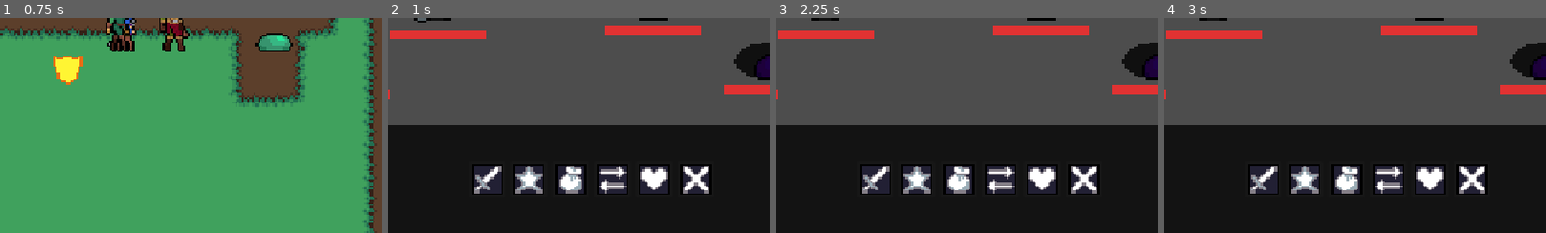
Above: before the commit, frames 1-4 (left to right).
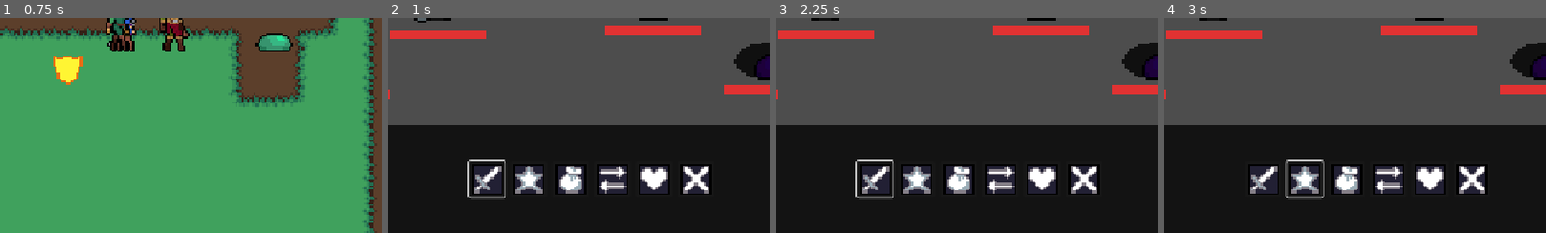
Above: after the commit, the same moments.

Repository: articrus/PROJECT_STARDUST
Game: Godot game, scene res://areas/test_level.tscn
The game is run twice, just before and just after one commit, with the same random seed, the same clock (stepped at 60 frames per second) and the same inputs.
Inputs (mouse positions are % of the whole screen's width and height, from its top left):
- Up to frame 1 (0.75 s): move the mouse to (72, 45) at 0.52 s; hold D (move_right) from 0.53 s (still down); click (72, 45) at 0.6 s
- Up to frame 2 (1 s): keep holding D (move_right)
- Up to frame 3 (2.25 s): release D (move_right) at 1.25 s; click (42, 88) at 1.25 s; move the mouse to (30, 55) at 2.02 s; hold S (move_down) from 2.03 s (still down); click (30, 55) at 2.1 s
- Up to frame 4 (3 s): move the mouse to (60, 28) at 2.77 s; release S (move_down) at 2.78 s; hold D (move_right) from 2.78 s (still down); click (60, 28) at 2.85 s
The pictures show only the part of the screen within x 29-79%, y 50-100%; the shares and areas given below are measured in that part.

Frame 1 is identical in both runs. In frame 2, 0.3% of the frame differs, in the area x 20-31%, y 65-85%; in frame 3, 0.3%; in frame 4, 0.4%, in the area x 31-42%, y 65-85%.

Commit message:
UI Navigation Update
-Added code to Battle_Hud to grab the focus on player/skill buttons so they can be navigated with UI
-Updated project settings input map to have ui left, right, down and up be mapped to adsw respectively
-Updated input map to also have enter and z act as UI accept
-Fixed skill list not hiding in skill selected
-Fixed targetor not resetting when cancelling targeting
-Fixed battlehub content clipping
-Updated actor UI to use clear_option_text instead of empty display text

Diff:
--- a/project.godot
+++ b/project.godot
@@ -52,6 +52,47 @@
 
 [input]
 
+ui_accept={
+"deadzone": 0.5,
+"events": [Object(InputEventKey,"resource_local_to_scene":false,"resource_name":"","device":0,"window_id":0,"alt_pressed":false,"shift_pressed":false,"ctrl_pressed":false,"meta_pressed":false,"pressed":false,"keycode":4194309,"physical_keycode":0,"key_label":0,"unicode":0,"location":0,"echo":false,"script":null)
+, Object(InputEventKey,"resource_local_to_scene":false,"resource_name":"","device":0,"window_id":0,"alt_pressed":false,"shift_pressed":false,"ctrl_pressed":false,"meta_pressed":false,"pressed":false,"keycode":4194310,"physical_keycode":0,"key_label":0,"unicode":0,"location":0,"echo":false,"script":null)
+, Object(InputEventKey,"resource_local_to_scene":false,"resource_name":"","device":0,"window_id":0,"alt_pressed":false,"shift_pressed":false,"ctrl_pressed":false,"meta_pressed":false,"pressed":false,"keycode":32,"physical_keycode":0,"key_label":0,"unicode":32,"location":0,"echo":false,"script":null)
+, Object(InputEventKey,"resource_local_to_scene":false,"resource_name":"","device":-1,"window_id":0,"alt_pressed":false,"shift_pressed":false,"ctrl_pressed":false,"meta_pressed":false,"pressed":false,"keycode":0,"physical_keycode":90,"key_label":0,"unicode":122,"location":0,"echo":false,"script":null)
+, Object(InputEventMouseButton,"resource_local_to_scene":false,"resource_name":"","device":-1,"window_id":0,"alt_pressed":false,"shift_pressed":false,"ctrl_pressed":false,"meta_pressed":false,"button_mask":0,"position":Vector2(0, 0),"global_position":Vector2(0, 0),"factor":1.0,"button_index":1,"canceled":false,"pressed":false,"double_click":false,"script":null)
+]
+}
+ui_left={
+"deadzone": 0.5,
+"events": [Object(InputEventKey,"resource_local_to_scene":false,"resource_name":"","device":0,"window_id":0,"alt_pressed":false,"shift_pressed":false,"ctrl_pressed":false,"meta_pressed":false,"pressed":false,"keycode":4194319,"physical_keycode":0,"key_label":0,"unicode":0,"location":0,"echo":false,"script":null)
+, Object(InputEventJoypadButton,"resource_local_to_scene":false,"resource_name":"","device":0,"button_index":13,"pressure":0.0,"pressed":false,"script":null)
+, Object(InputEventJoypadMotion,"resource_local_to_scene":false,"resource_name":"","device":0,"axis":0,"axis_value":-1.0,"script":null)
+, Object(InputEventKey,"resource_local_to_scene":false,"resource_name":"","device":-1,"window_id":0,"alt_pressed":false,"shift_pressed":false,"ctrl_pressed":false,"meta_pressed":false,"pressed":false,"keycode":0,"physical_keycode":65,"key_label":0,"unicode":97,"location":0,"echo":false,"script":null)
+]
+}
+ui_right={
+"deadzone": 0.5,
+"events": [Object(InputEventKey,"resource_local_to_scene":false,"resource_name":"","device":0,"window_id":0,"alt_pressed":false,"shift_pressed":false,"ctrl_pressed":false,"meta_pressed":false,"pressed":false,"keycode":4194321,"physical_keycode":0,"key_label":0,"unicode":0,"location":0,"echo":false,"script":null)
+, Object(InputEventJoypadButton,"resource_local_to_scene":false,"resource_name":"","device":0,"button_index":14,"pressure":0.0,"pressed":false,"script":null)
+, Object(InputEventJoypadMotion,"resource_local_to_scene":false,"resource_name":"","device":0,"axis":0,"axis_value":1.0,"script":null)
+, Object(InputEventKey,"resource_local_to_scene":false,"resource_name":"","device":-1,"window_id":0,"alt_pressed":false,"shift_pressed":false,"ctrl_pressed":false,"meta_pressed":false,"pressed":false,"keycode":0,"physical_keycode":68,"key_label":0,"unicode":100,"location":0,"echo":false,"script":null)
+]
+}
+ui_up={
+"deadzone": 0.5,
+"events": [Object(InputEventKey,"resource_local_to_scene":false,"resource_name":"","device":0,"window_id":0,"alt_pressed":false,"shift_pressed":false,"ctrl_pressed":false,"meta_pressed":false,"pressed":false,"keycode":4194320,"physical_keycode":0,"key_label":0,"unicode":0,"location":0,"echo":false,"script":null)
+, Object(InputEventJoypadButton,"resource_local_to_scene":false,"resource_name":"","device":0,"button_index":11,"pressure":0.0,"pressed":false,"script":null)
+, Object(InputEventJoypadMotion,"resource_local_to_scene":false,"resource_name":"","device":0,"axis":1,"axis_value":-1.0,"script":null)
+, Object(InputEventKey,"resource_local_to_scene":false,"resource_name":"","device":-1,"window_id":0,"alt_pressed":false,"shift_pressed":false,"ctrl_pressed":false,"meta_pressed":false,"pressed":false,"keycode":0,"physical_keycode":87,"key_label":0,"unicode":119,"location":0,"echo":false,"script":null)
+]
+}
+ui_down={
+"deadzone": 0.5,
+"events": [Object(InputEventKey,"resource_local_to_scene":false,"resource_name":"","device":0,"window_id":0,"alt_pressed":false,"shift_pressed":false,"ctrl_pressed":false,"meta_pressed":false,"pressed":false,"keycode":4194322,"physical_keycode":0,"key_label":0,"unicode":0,"location":0,"echo":false,"script":null)
+, Object(InputEventJoypadButton,"resource_local_to_scene":false,"resource_name":"","device":0,"button_index":12,"pressure":0.0,"pressed":false,"script":null)
+, Object(InputEventJoypadMotion,"resource_local_to_scene":false,"resource_name":"","device":0,"axis":1,"axis_value":1.0,"script":null)
+, Object(InputEventKey,"resource_local_to_scene":false,"resource_name":"","device":-1,"window_id":0,"alt_pressed":false,"shift_pressed":false,"ctrl_pressed":false,"meta_pressed":false,"pressed":false,"keycode":0,"physical_keycode":83,"key_label":0,"unicode":115,"location":0,"echo":false,"script":null)
+]
+}
 move_left={
 "deadzone": 0.2,
 "events": [Object(InputEventKey,"resource_local_to_scene":false,"resource_name":"","device":-1,"window_id":0,"alt_press …(191 unchanged characters)…
--- a/scripts/battle_scene/battle_manager.gd
+++ b/scripts/battle_scene/battle_manager.gd
@@ -1,6 +1,6 @@
 extends Node2D
 # Written By: Gianni Coladonato
-# Date Created/Modificed: 27-10-2025 | 20-03-2026
+# Date Created/Modificed: 27-10-2025 | 22-03-2026
 # Scene Components
 @onready var party_node = $Players
 @onready var enemies_node = $Enemies
@@ -156,7 +156,7 @@
 func _skill_selected(skill: Skill): # When a specific skill is selected
 	player_dictionary[current_player].Choice = enums.PLAYER_CHOICE.SKILL
 	player_dictionary[current_player].Skill = skill
-	battle_hud._toggle_buttons_lists(false, true)
+	battle_hud._toggle_buttons_lists(false, false)
 	_reset_targetor()
 	match skill.skill_target: # Add a handle for not_self (should be easy enough to configure)
 		enums.TARGET.ENEMY:
@@ -232,7 +232,7 @@
 func _cancel_targeting():
 	current_state = enums.STATE.NONE
 	battle_hud._toggle_buttons_lists(false, false)
-	_reset_targetor()
+	targetor.visible = false
 	var refund = player_dictionary[current_player].Cost
 	_reset_choice(current_player)
 	ManaManager._add_mana(refund)
--- a/scripts/ui/actor_ui.gd
+++ b/scripts/ui/actor_ui.gd
@@ -1,6 +1,6 @@
 extends Control
 # Written By: Gianni Coladonato
-# Date Created / Modified: 12-02-2026 / 12-02-2026
+# Date Created / Modified: 12-02-2026 / 22-03-2026
 @onready var top = $TopBar
 @onready var bottom = $BottomBar
 @onready var buff_container = $BuffContainer
@@ -32,4 +32,4 @@
 	Signalbus.display_option_info.emit(chara_name, hp_display, "")
 
 func _on_top_bar_mouse_exited() -> void:
-	Signalbus.display_option_info.emit("", "", "")
+	Signalbus.clear_option_text.emit()
--- a/scripts/ui/battlehud/battle_hud.gd
+++ b/scripts/ui/battlehud/battle_hud.gd
@@ -1,6 +1,6 @@
 extends Control
 # Written By: Gianni Coladonato
-# Date Created / Modified: 07-10-2025 / 18-03-2026
+# Date Created / Modified: 07-10-2025 / 22-03-2026
 @onready var option_buttons = $BottomBorder/PlayerButtons
 @onready var player_btns := {
 	"Attack": $BottomBorder/PlayerButtons/Attack,
@@ -25,7 +25,10 @@
 
 func _toggle_buttons_lists(options: bool, skill: bool) -> void:
 	option_buttons.visible = options
+	if !skill:
+		_clear_skill_buttons()
 	skill_buttons.visible = skill
+	_grab_button_focus()
 
 func _set_mana(amount: float) -> void:
 	mana_bar._update_mp_bar(amount)
@@ -52,9 +55,7 @@
 
 # Spawn all necessary buttons for the character's skills
 func _populate_skill_container(actor: Character) -> void:
-	# Empty all existing children
-	for child in skill_buttons.get_children():
-		child.queue_free()
+	_clear_skill_buttons()
 	# Add new buttons
 	for skill in actor.skill_list:
 		var new_button = skill_btn.instantiate()
@@ -78,6 +79,10 @@
 				new_box.texture = load("res://sprites/ui/profiles/PLF_BLU.tres")
 		profile_box.add_child(new_box)
 
+func _clear_skill_buttons() -> void:
+	for child in skill_buttons.get_children():
+		child.queue_free()
+
 func _set_current_turn_profile(current_player) -> void:
 	var index = 0
 	for profile in profile_box.get_children():
@@ -86,6 +91,12 @@
 		else:
 			profile.modulate = Color.WHITE
 		index += 1
+
+func _grab_button_focus() -> void:
+	if(option_buttons.visible):
+		player_btns["Attack"].grab_focus()
+	elif skill_buttons.get_child_count() > 0:
+		skill_buttons.get_child(0).grab_focus()
 
 func _get_attack_option_damage_text(chara: Character) -> String:
 	var to_return = ""
--- a/ui/battle_hud.tscn
+++ b/ui/battle_hud.tscn
@@ -88,13 +88,13 @@
 vertical_alignment = 1
 
 [node name="PlayerButtons" type="BoxContainer" parent="BottomBorder"]
-clip_contents = true
 custom_minimum_size = Vector2(100, 60)
 layout_mode = 1
 anchors_preset = -1
 anchor_left = 0.4
 anchor_right = 1.0
 anchor_bottom = 1.0
+grow_vertical = 2
 theme_override_constants/separation = 10
 
 [node name="Attack" type="Button" parent="BottomBorder/PlayerButtons"]
@@ -166,7 +166,6 @@
 option_desc = "Skip this character's turn"
 
 [node name="SkillContainer" type="BoxContainer" parent="BottomBorder"]
-clip_contents = true
 custom_minimum_size = Vector2(100, 60)
 layout_mode = 1
 anchors_preset = -1
Not shown, added: scenes/battle_scene.tscn1598964345.tmp
